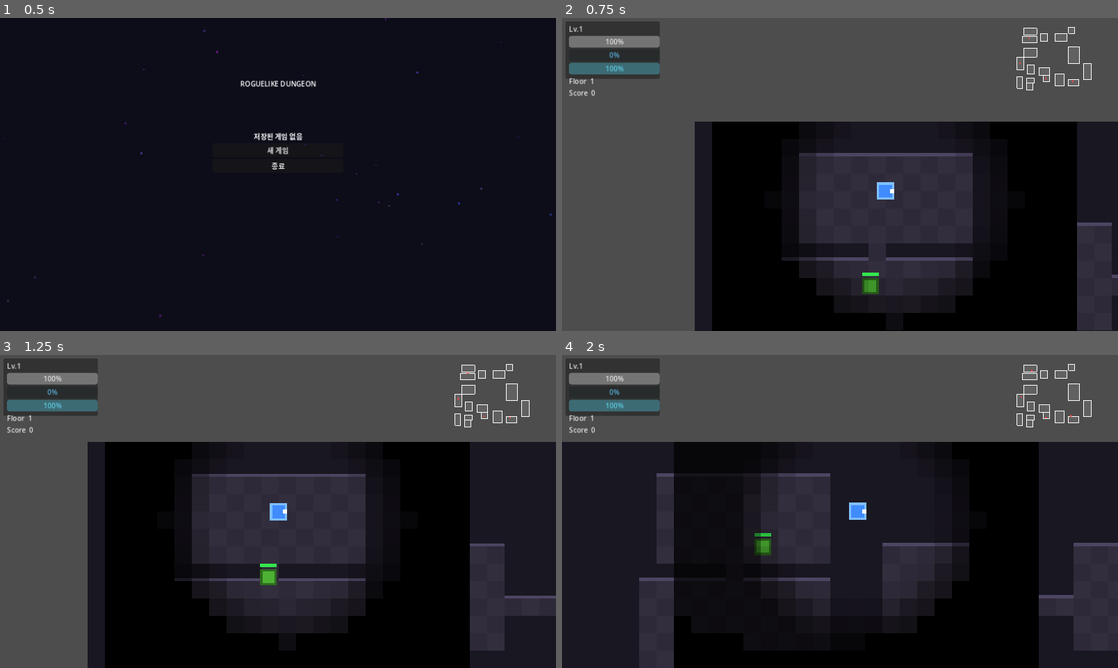
Above: before the commit, frames 1-4 (two rows, left to right).
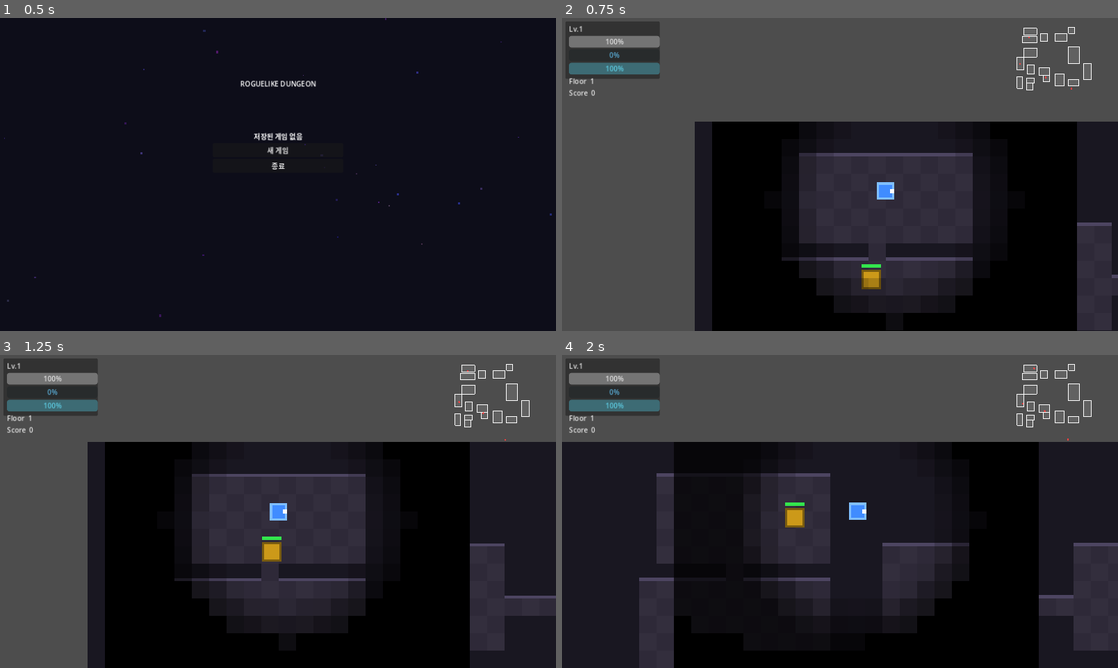
Above: after the commit, the same moments.

Repository: sin857000-code/Valid
Game: Godot game, scene res://scenes/ui/main_menu.tscn
Two runs of this game, one before a commit and one after it. Both use one fixed random seed, a clock stepped at 60 frames per second and the inputs below.
Inputs:
- Up to frame 1 (0.5 s): no input
- Up to frame 2 (0.75 s): click "새 게임" at 0.5 s
- Up to frame 3 (1.25 s): no input
- Up to frame 4 (2 s): tap Enter (ui_accept) at 1.25, 1.52 s; hold Right (ui_right) from 1.28 s (still down)

Frame 1 is identical in both runs. In frame 2, 0.3% of the frame differs, in the area x 53-92%, y 6-89%; in frame 3, 0.5%; in frame 4, 0.5%, in the area x 34-92%, y 4-64%.
Error in both runs: Invalid call. Nonexistent function 'is_action_just_pressed' in base 'InputEventKey'. (res://scripts/ui/pause_menu.gd:48)

Commit message:
Cycle 10: armored enemy, perfect-floor bonus, damage-free tracker
- enemy_armored: shield absorbs first hit (blue ring), then behaves like tank; in enemy pool
- player: damage_free_time counter reset on each hit taken
- dungeon: if player took no damage for 5+ seconds before floor clear, award 50*floor bonus
- hud: show_perfect_bonus() — gold popup animates up on perfect floors

https://claude.ai/code/session_01W1t3cyazDUadMr1eE4hi94

Diff:
--- /dev/null
+++ b/roguelike/scripts/enemies/enemy_armored.gd
@@ -0,0 +1,37 @@
+extends "res://scripts/enemies/enemy_base.gd"
+
+var _shield_active: bool = true
+var _shield_visual: ColorRect
+
+func _ready() -> void:
+	max_health = 50
+	move_speed = 40.0
+	attack_damage = 12
+	attack_range = 20.0
+	exp_reward = 25
+	body_color = Color(0.5, 0.5, 0.7)
+	body_size = 16
+	super._ready()
+	_add_shield_visual()
+
+func _add_shield_visual() -> void:
+	_shield_visual = ColorRect.new()
+	_shield_visual.size = Vector2(24, 24)
+	_shield_visual.position = Vector2(-12, -12)
+	_shield_visual.color = Color(0.5, 0.8, 1.0, 0.4)
+	add_child(_shield_visual)
+	var pulse = _shield_visual.create_tween().set_loops()
+	pulse.tween_property(_shield_visual, "modulate:a", 0.8, 0.5)
+	pulse.tween_property(_shield_visual, "modulate:a", 0.3, 0.5)
+
+func take_damage(amount: int, source_pos: Vector2 = Vector2.ZERO) -> void:
+	if _shield_active:
+		_shield_active = false
+		_shield_visual.queue_free()
+		_shield_visual = null
+		var hp = load("res://scripts/ui/hit_particle.gd")
+		hp.spawn(get_parent(), global_position, Color(0.5, 0.8, 1.0))
+		var dn = load("res://scripts/ui/damage_number.gd")
+		dn.spawn(get_parent(), global_position, 0)
+		return
+	super.take_damage(amount, source_pos)
--- a/roguelike/scripts/maps/dungeon.gd
+++ b/roguelike/scripts/maps/dungeon.gd
@@ -8,6 +8,7 @@
 	"res://scripts/enemies/enemy_exploder.gd",
 	"res://scripts/enemies/enemy_poison.gd",
 	"res://scripts/enemies/enemy_swarm.gd",
+	"res://scripts/enemies/enemy_armored.gd",
 ]
 const ITEM_SCRIPTS = [
 	"res://scripts/items/item_health_potion.gd",
@@ -146,6 +147,11 @@
 		_make_item(load(ITEM_SCRIPTS[randi() % ITEM_SCRIPTS.size()]), drop_pos)
 	enemy_count -= 1
 	if enemy_count <= 0:
+		if player and player.damage_free_time > 5.0:
+			var bonus = 50 * GameManager.current_floor
+			GameManager.add_score(bonus)
+			hud.update_score(GameManager.score)
+			hud.show_perfect_bonus(bonus)
 		hud.show_floor_clear(GameManager.current_floor)
 		GameManager.next_floor()
 		GameManager.save()
--- a/roguelike/scripts/player/player.gd
+++ b/roguelike/scripts/player/player.gd
@@ -15,6 +15,7 @@
 
 var current_health: int
 var move_speed_bonus: float = 1.0
+var damage_free_time: float = 0.0
 var _attack_timer: float = 0.0
 var _dash_timer: float = 0.0
 var _dash_cooldown_timer: float = 0.0
@@ -74,6 +75,7 @@
 		move_and_slide()
 		return
 
+	damage_free_time += delta
 	_physics_process_invincible(delta)
 	status.tick(delta, self)
 	var direction = Input.get_vector("ui_left", "ui_right", "ui_up", "ui_down")
@@ -155,6 +157,7 @@
 		if has_meta("shield_visual"):
 			get_meta("shield_visual").queue_free()
 		return
+	damage_free_time = 0.0
 	current_health -= amount
 	current_health = max(current_health, 0)
 	health_changed.emit(current_health, max_health)
--- a/roguelike/scripts/ui/hud.gd
+++ b/roguelike/scripts/ui/hud.gd
@@ -116,6 +116,19 @@
 	tween.tween_property(boss_alert, "modulate:a", 0.0, 0.5)
 	tween.tween_callback(func(): boss_alert.visible = false)
 
+func show_perfect_bonus(bonus: int) -> void:
+	var lbl = Label.new()
+	lbl.text = "PERFECT! +%d" % bonus
+	lbl.add_theme_font_size_override("font_size", 20)
+	lbl.modulate = Color(1.0, 1.0, 0.2)
+	lbl.position = Vector2(80, 170)
+	add_child(lbl)
+	var tween = lbl.create_tween()
+	tween.tween_property(lbl, "position:y", 130.0, 0.4)
+	tween.tween_interval(1.5)
+	tween.tween_property(lbl, "modulate:a", 0.0, 0.4)
+	tween.tween_callback(lbl.queue_free)
+
 func show_floor_clear(floor_num: int) -> void:
 	var lbl = Label.new()
 	lbl.text = "FLOOR %d CLEARED!" % floor_num
